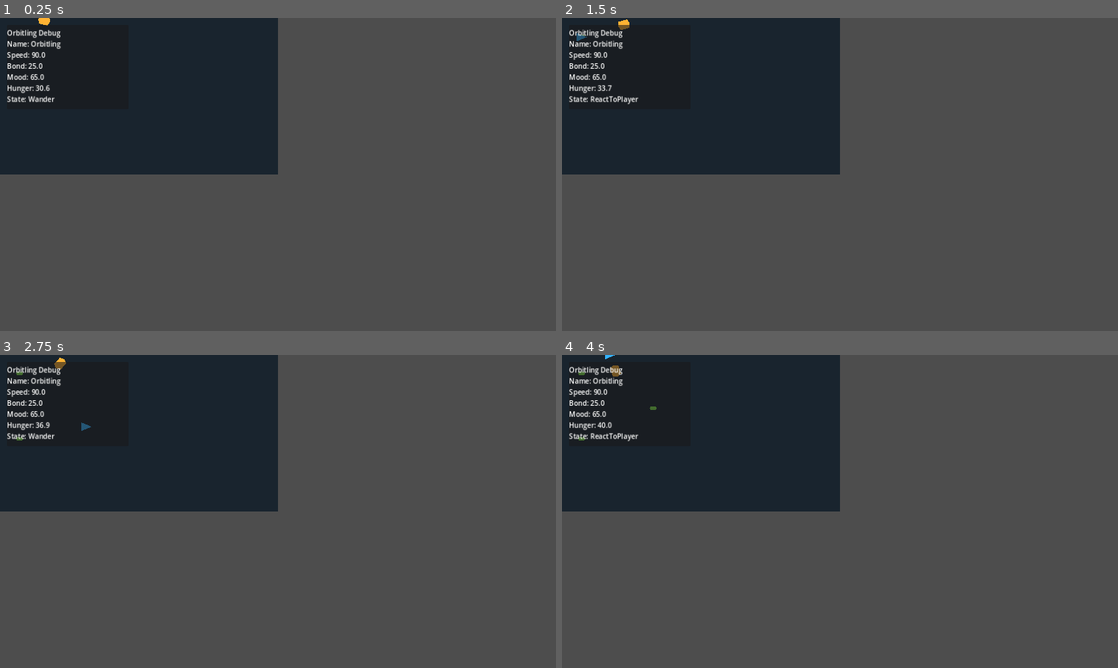
Above: before the commit, frames 1-4 (two rows, left to right).
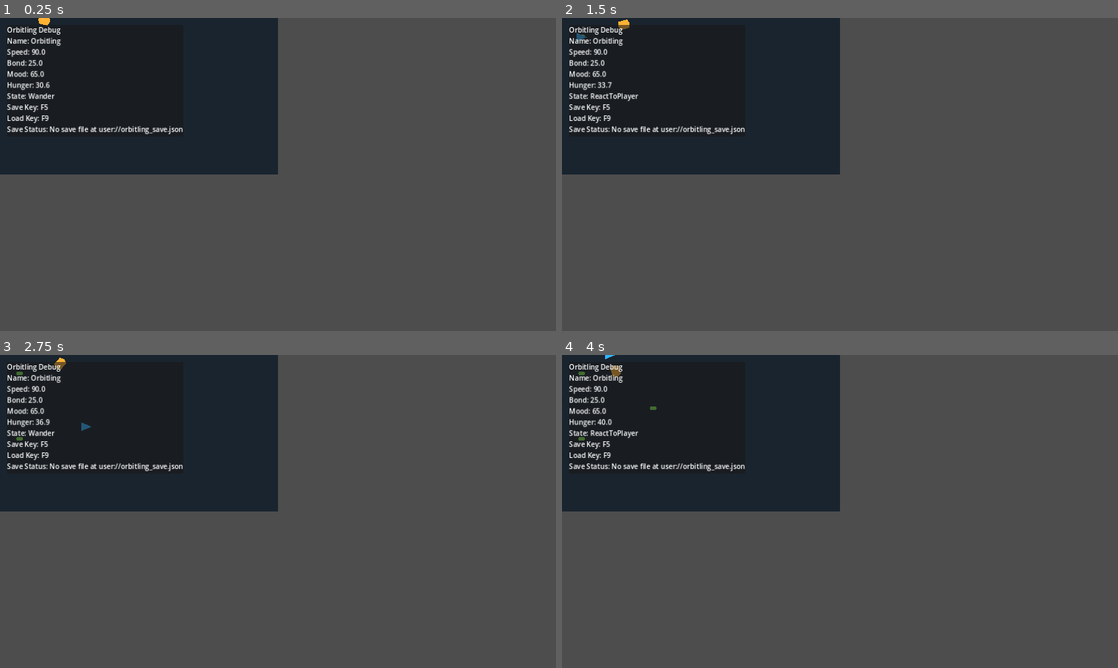
Above: after the commit, the same moments.

Repository: Grevyo/grev-dad-site
Game: Godot game, scene res://scenes/main/Main.tscn
Same seed, same stepped clock (60 frames per second), same inputs: the game is played once before the commit and once after it.
Inputs:
- Up to frame 1 (0.25 s): no input
- Up to frame 2 (1.5 s): tap Enter at 0.5 s; hold D (move_right) 0.53-1.28 s; hold F (spawn_food) 0.53-1.28 s; hold S (move_down) from 1.28 s (still down); tap F (spawn_food) at 1.35 s
- Up to frame 3 (2.75 s): release S (move_down) at 2.03 s; hold D (move_right) from 2.03 s (still down); hold F (spawn_food) from 2.03 s (still down)
- Up to frame 4 (4 s): tap Space at 2.75 s; release D (move_right) at 2.78 s; release F (spawn_food) at 2.78 s; hold W (move_up) 2.78-3.53 s; tap F (spawn_food) at 2.85 s; hold A (move_left) from 3.53 s (still down); hold F (spawn_food) from 3.53 s (still down)

The runs differ from the first frame. In frame 1, 1.6% of the frame differs, in the area x 1-33%, y 2-38%; in frame 2, 1.6%; in frame 3, 1.6%; in frame 4, 1.6%.

Commit message:
Add local Orbitling save/load system with autosave and debug controls

Diff:
--- a/scenes/home/HomePlanet.tscn
+++ b/scenes/home/HomePlanet.tscn
@@ -1,9 +1,10 @@
-[gd_scene load_steps=5 format=3]
+[gd_scene load_steps=6 format=3]
 
 [ext_resource type="PackedScene" path="res://scenes/player/Player.tscn" id="1"]
 [ext_resource type="PackedScene" path="res://scenes/creatures/Orbitling.tscn" id="2"]
 [ext_resource type="PackedScene" path="res://scenes/ui/DebugUI.tscn" id="3"]
 [ext_resource type="PackedScene" path="res://scenes/food/Food.tscn" id="4"]
+[ext_resource type="Script" path="res://scripts/systems/save_system.gd" id="5"]
 
 [node name="HomePlanet" type="Node2D"]
 
@@ -26,3 +27,8 @@
 
 [node name="DebugUI" parent="." instance=ExtResource("3")]
 orbitling_path = NodePath("../Orbitling")
+
+[node name="SaveSystem" type="Node" parent="."]
+script = ExtResource("5")
+orbitling_path = NodePath("../Orbitling")
+debug_ui_path = NodePath("../DebugUI")
--- /dev/null
+++ b/scripts/systems/save_system.gd
@@ -0,0 +1,125 @@
+extends Node
+
+@export var orbitling_path: NodePath
+@export var debug_ui_path: NodePath
+@export var autosave_interval_seconds: float = 30.0
+@export var manual_save_action: StringName = &"debug_save_orbitling"
+@export var manual_load_action: StringName = &"debug_load_orbitling"
+
+const SAVE_FILE_PATH := "user://orbitling_save.json"
+
+var orbitling: Node2D
+var debug_ui: Node
+var autosave_timer: float = 0.0
+
+func _ready() -> void:
+	orbitling = get_node_or_null(orbitling_path)
+	debug_ui = get_node_or_null(debug_ui_path)
+	_ensure_debug_actions_exist()
+	load_orbitling()
+
+func _process(delta: float) -> void:
+	autosave_timer += delta
+	if autosave_timer >= autosave_interval_seconds:
+		autosave_timer = 0.0
+		save_orbitling("Autosaved Orbitling")
+
+func _unhandled_input(event: InputEvent) -> void:
+	if event.is_action_pressed(manual_save_action):
+		save_orbitling("Manual save complete")
+		get_viewport().set_input_as_handled()
+	elif event.is_action_pressed(manual_load_action):
+		load_orbitling("Manual load complete")
+		get_viewport().set_input_as_handled()
+
+func save_orbitling(status_message: String = "Save complete") -> void:
+	if orbitling == null:
+		_set_status("Save skipped: Orbitling not found")
+		return
+
+	var stats = orbitling.stats
+	var payload := {
+		"name": stats.creature_name,
+		"speed": stats.speed,
+		"bond": stats.bond,
+		"mood": stats.mood,
+		"hunger": stats.hunger,
+		"position": {
+			"x": orbitling.global_position.x,
+			"y": orbitling.global_position.y,
+		},
+	}
+
+	var save_file := FileAccess.open(SAVE_FILE_PATH, FileAccess.WRITE)
+	if save_file == null:
+		_set_status("Save failed: could not open %s" % SAVE_FILE_PATH)
+		return
+
+	save_file.store_string(JSON.stringify(payload, "\t"))
+	save_file.close()
+	_set_status("%s (%s)" % [status_message, SAVE_FILE_PATH])
+
+func load_orbitling(status_message: String = "Loaded Orbitling save") -> void:
+	if orbitling == null:
+		_set_status("Load skipped: Orbitling not found")
+		return
+
+	if not FileAccess.file_exists(SAVE_FILE_PATH):
+		_set_status("No save file at %s" % SAVE_FILE_PATH)
+		return
+
+	var save_file := FileAccess.open(SAVE_FILE_PATH, FileAccess.READ)
+	if save_file == null:
+		_set_status("Load failed: could not open %s" % SAVE_FILE_PATH)
+		return
+
+	var raw_text := save_file.get_as_text()
+	save_file.close()
+	var parsed = JSON.parse_string(raw_text)
+	if typeof(parsed) != TYPE_DICTIONARY:
+		_set_status("Load failed: invalid JSON")
+		return
+
+	_apply_loaded_data(parsed)
+	_set_status("%s (%s)" % [status_message, SAVE_FILE_PATH])
+
+func _apply_loaded_data(data: Dictionary) -> void:
+	var stats = orbitling.stats
+	stats.creature_name = str(data.get("name", stats.creature_name))
+	stats.speed = float(data.get("speed", stats.speed))
+	stats.bond = clamp(float(data.get("bond", stats.bond)), 0.0, 100.0)
+	stats.mood = clamp(float(data.get("mood", stats.mood)), 0.0, 100.0)
+	stats.hunger = clamp(float(data.get("hunger", stats.hunger)), 0.0, 100.0)
+
+	var position_data = data.get("position", {})
+	if position_data is Dictionary:
+		var x := float(position_data.get("x", orbitling.global_position.x))
+		var y := float(position_data.get("y", orbitling.global_position.y))
+		orbitling.global_position = Vector2(x, y)
+		if orbitling.has_variable("home_position"):
+			orbitling.home_position = orbitling.global_position
+
+func _set_status(message: String) -> void:
+	if debug_ui and debug_ui.has_method("set_status_message"):
+		debug_ui.set_status_message(message)
+
+func _ensure_debug_actions_exist() -> void:
+	_ensure_action(manual_save_action, KEY_F5)
+	_ensure_action(manual_load_action, KEY_F9)
+
+func _ensure_action(action_name: StringName, keycode: Key) -> void:
+	if not InputMap.has_action(action_name):
+		InputMap.add_action(action_name)
+
+	if _action_has_key(action_name, keycode):
+		return
+
+	var event := InputEventKey.new()
+	event.physical_keycode = keycode
+	InputMap.action_add_event(action_name, event)
+
+func _action_has_key(action_name: StringName, keycode: Key) -> bool:
+	for event in InputMap.action_get_events(action_name):
+		if event is InputEventKey and event.physical_keycode == keycode:
+			return true
+	return false
--- a/scripts/ui/debug_ui.gd
+++ b/scripts/ui/debug_ui.gd
@@ -4,6 +4,7 @@
 
 @onready var debug_label: Label = $PanelContainer/MarginContainer/DebugLabel
 var orbitling: Node
+var status_message: String = "No save activity yet"
 
 func _ready() -> void:
 	if orbitling_path != NodePath():
@@ -23,4 +24,10 @@
 		"Mood: %.1f" % stats.mood,
 		"Hunger: %.1f" % stats.hunger,
 		"State: %s" % orbitling.state_machine.current_state,
+		"Save Key: F5",
+		"Load Key: F9",
+		"Save Status: %s" % status_message,
 	])
+
+func set_status_message(message: String) -> void:
+	status_message = message
